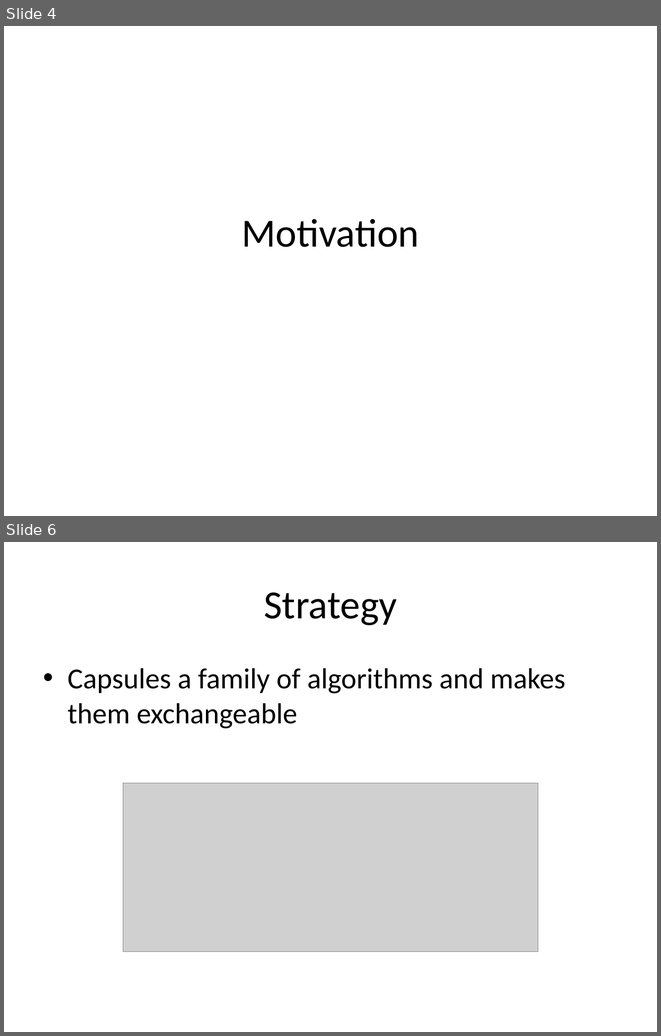
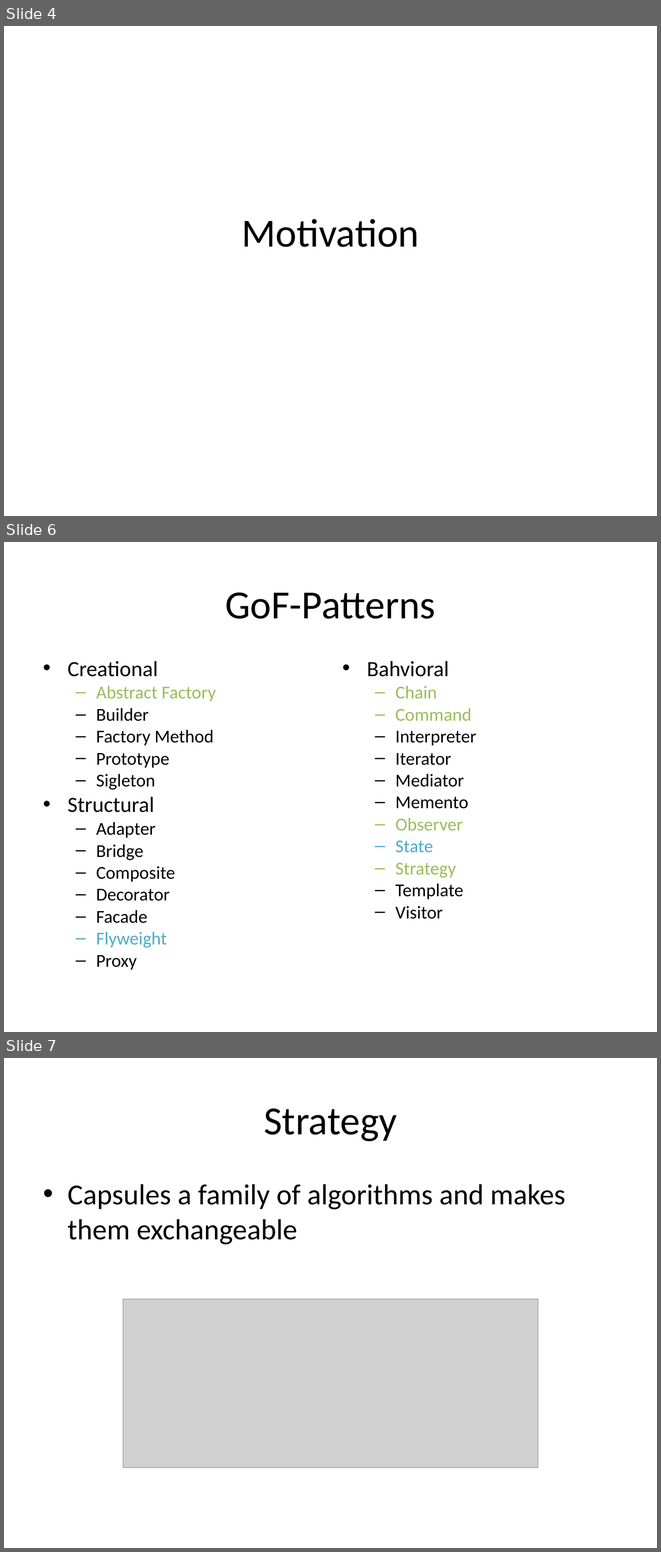
Before and after one commit to kamyu104/GofPatterns, a slide deck: Effective patterns.ppt. Shown one above the other, each under a label of ours: slides 4 and 6 before the commit, slides 4, 6 and 7 after it; the slides between them are not shown. The pictures are 661x1036 and 661x1552 pixels, drawn with LibreOffice and Linux fonts; fonts in the diff are those of the drawing; grey boxes stand for pictures. Boxes give left, top, right and bottom in pixels: in the first picture for what was removed or moved away, otherwise in the second. Text is boxed around its words. In the diff, an @@ line names an element or a change of style, - is before the commit and + after.

```diff
--- a/Effective patterns.ppt
+++ b/Effective patterns.ppt
@@ slide 6 added at [4,542,657,1032], background #FFFFFF @@
@@ title added at [225,592,435,619], 44 pt, text #000000 @@
+GoF-Patterns
@@ text added at [68,661,216,970], 20 pt, text #000000 @@
+• Creational
+  – Abstract Factory
+  – Builder
+  – Factory Method
+  – Prototype
+  – Sigleton
+• Structural
+  – Adapter
+  – Bridge
+  – Composite
+  – Decorator
+  – Facade
+  – Flyweight
+  – Proxy
@@ text added at [367,661,476,919], 20 pt, text #000000 @@
+• Bahvioral
+  – Chain
+  – Command
+  – Interpreter
+  – Iterator
+  – Mediator
+  – Memento
+  – Observer
+  – State
+  – Strategy
+  – Template
+  – Visitor
@@ what was slide 6 is now slide 7 @@
```
Also in this commit, not shown: 6 slides changed, 4 other slides added, 9 other files.
